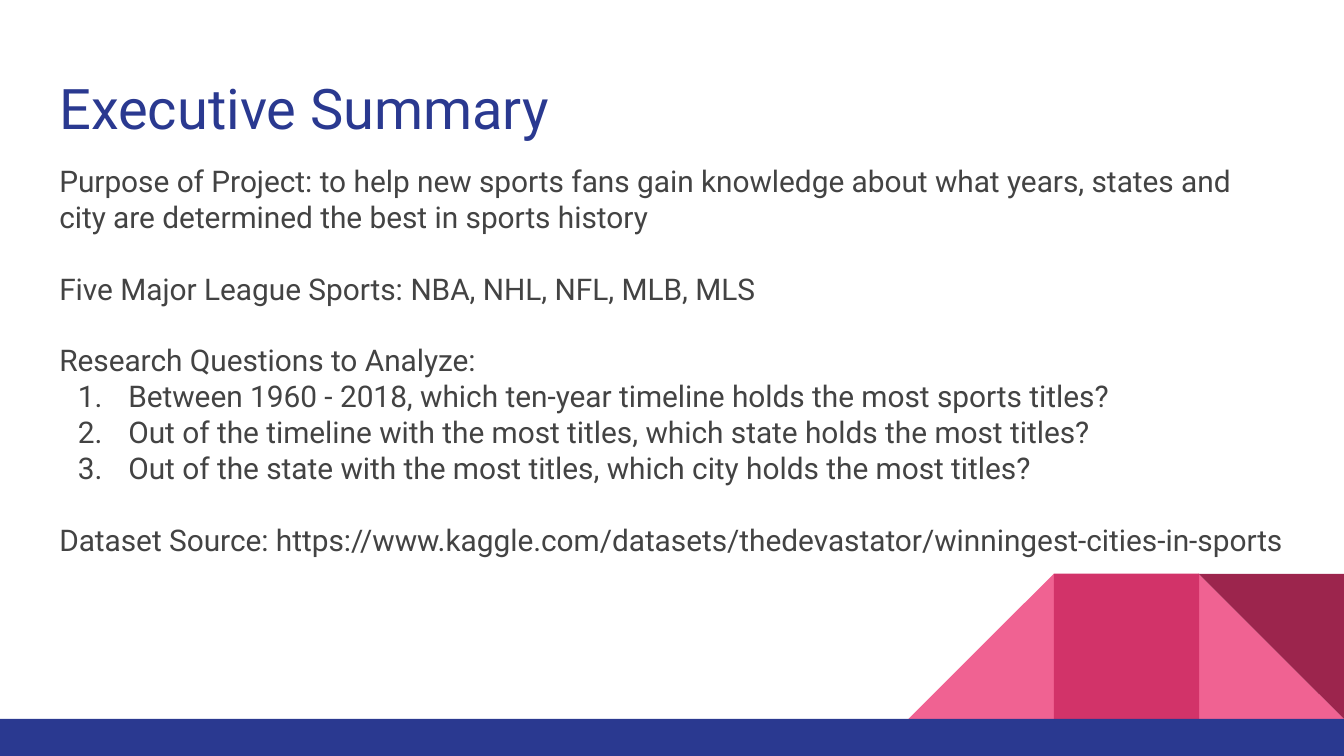
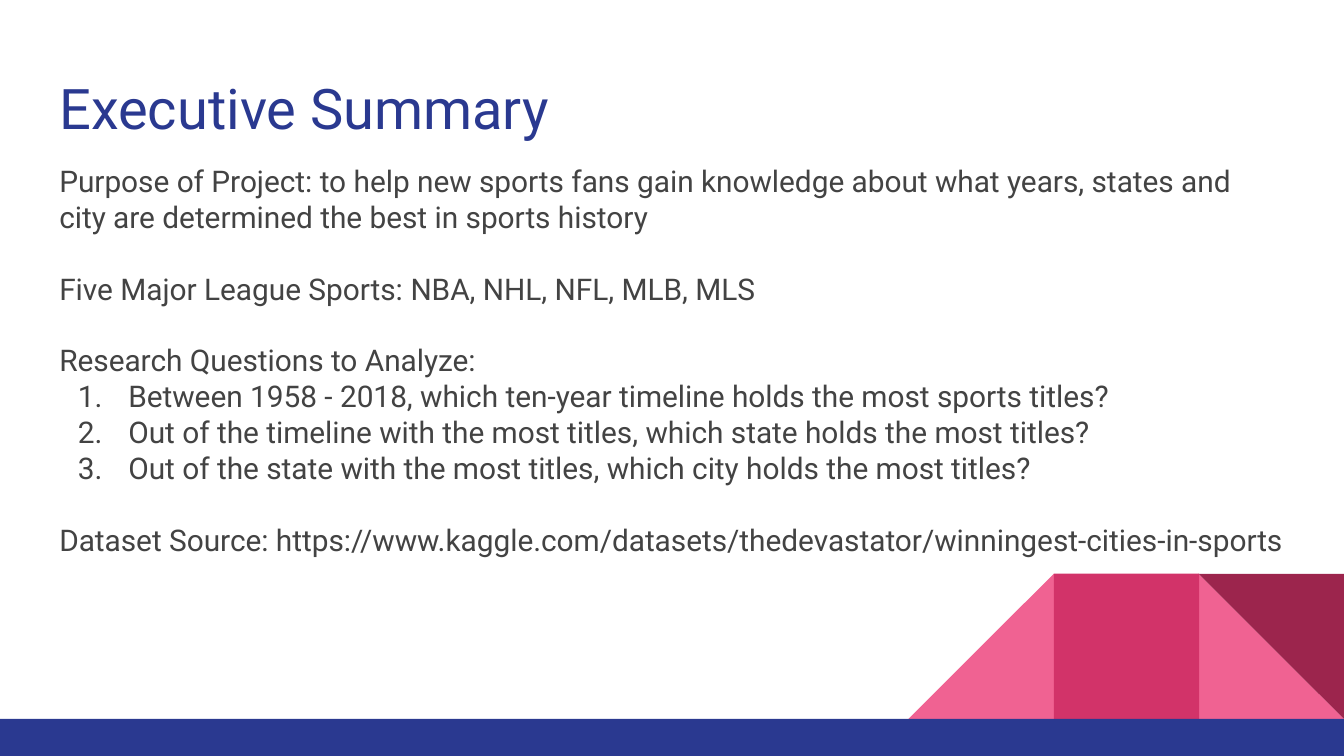
Before and after one commit to gurpal-gill1022/Project-3-Group-2, a slide deck: slide 2 of Project_3_Presentation_Deck.pptx. Drawn at 1344x756 pixels with LibreOffice and Linux fonts; fonts in the diff are those of the drawing. Boxes give left, top, right and bottom in pixels: in the first picture for what was removed or moved away, otherwise in the second. Text is boxed around its words. In the diff, an @@ line names an element or a change of style, - is before the commit and + after.

```diff
--- a/Project_3_Presentation_Deck.pptx
+++ b/Project_3_Presentation_Deck.pptx
@@ text at (x1=128, y1=384, x2=1108, y2=414): text changed @@
-1. Between 1960 - 2018, which ten-year timeline holds the most sports titles?
+1. Between 1958 - 2018, which ten-year timeline holds the most sports titles?
```
Also in this commit, not shown: 1 other slide changed, 1 slide added, 1 slide removed.
